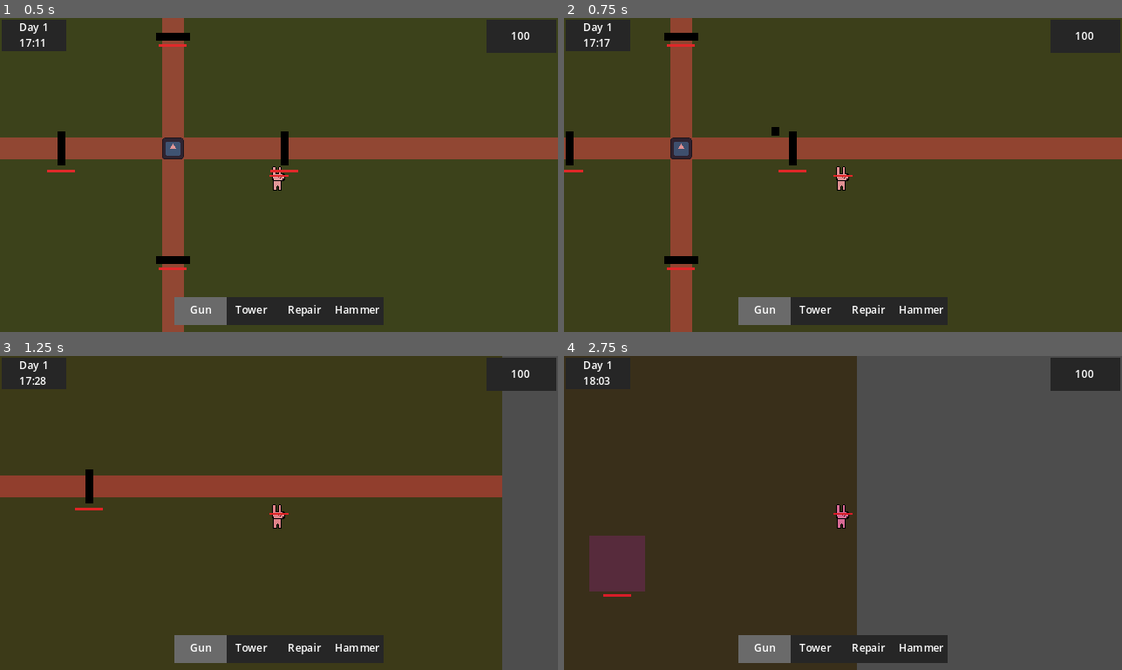
Above: before the commit, frames 1-4 (two rows, left to right).
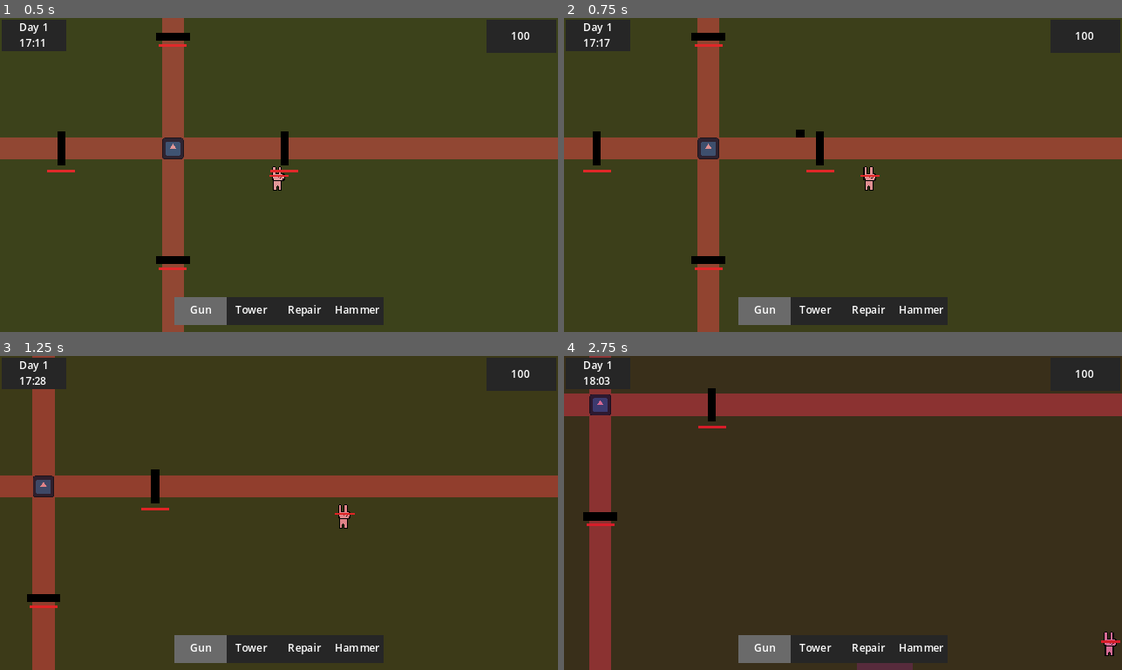
Above: after the commit, the same moments.

Repository: hschuelter/beginners-jam-summer-2024
Game: Godot game, scene res://scenes/world.tscn
Two runs of this game, one before a commit and one after it. Both use one fixed random seed, a clock stepped at 60 frames per second and the inputs below. The engine's default icon, where the game draws it, is replaced by a stand-in: a white triangle on a blue panel in a dark square.
Inputs (mouse positions are in pixels of both pictures, inside the frame that each line leads up to):
- Up to frame 1 (0.5 s): no input
- Up to frame 2 (0.75 s): tap Enter at 0.5 s; move the mouse to (736, 36) at 0.52 s; hold Right (ui_right) from 0.53 s (still down); click (736, 36) at 0.6 s
- Up to frame 3 (1.25 s): keep holding Right (ui_right)
- Up to frame 4 (2.75 s): move the mouse to (647, 487) at 1.27 s; release Right (ui_right) at 1.28 s; hold Down (ui_down) 1.28-2.03 s; tap Mouse wheel down (mouse_scroll_down) at 1.35 s; move the mouse to (898, 443) at 2.02 s; hold Right (ui_right) from 2.03 s (still down); tap Mouse wheel up (mouse_scroll_up) at 2.1 s

Frame 1 is identical in both runs. In frame 2, 9.0% of the frame differs, in the area x 0-57%, y 0-100%; in frame 3, 13%; in frame 4, 53%, in the area x 0-100%, y 0-100%.

Commit message:
add camera limits + change limits when going offscreen

Diff:
--- /dev/null
+++ b/scenes/components/camera_limits_component.tscn
@@ -0,0 +1,6 @@
+[gd_scene load_steps=2 format=3 uid="uid://ct7lobuut4rkp"]
+
+[ext_resource type="Script" path="res://scripts/components/camera_limits_component.gd" id="1_n023u"]
+
+[node name="CameraLimitsComponent" type="Node2D"]
+script = ExtResource("1_n023u")
--- a/scenes/player.tscn
+++ b/scenes/player.tscn
@@ -63,7 +63,6 @@
 unique_name_in_owner = true
 
 [node name="HealthComponent" parent="." instance=ExtResource("7_3nk0c")]
-scale = Vector2(1, 1)
 
 [node name="ResourcesComponent" type="Node2D" parent="."]
 script = ExtResource("7_w0nrp")
--- a/scenes/world.tscn
+++ b/scenes/world.tscn
@@ -8,6 +8,7 @@
 [ext_resource type="LabelSettings" uid="uid://cmklqdckfbc4w" path="res://ui/fonts/default_label.tres" id="3_7ewr0"]
 [ext_resource type="PackedScene" uid="uid://bt3i30irs2f48" path="res://scenes/enemies/wave_spawner.tscn" id="3_dev7s"]
 [ext_resource type="Texture2D" uid="uid://dkddkwwjwo7y4" path="res://icon.svg" id="4_gdlpp"]
+[ext_resource type="PackedScene" uid="uid://ct7lobuut4rkp" path="res://scenes/components/camera_limits_component.tscn" id="8_rqqjx"]
 [ext_resource type="PackedScene" uid="uid://dgjqgejarymyf" path="res://scenes/towers/tower.tscn" id="8_xv8j2"]
 [ext_resource type="PackedScene" uid="uid://b4uy65mo66euk" path="res://scenes/buildings/wall.tscn" id="10_07xt7"]
 [ext_resource type="PackedScene" uid="uid://0dj4qfdi18fm" path="res://scenes/entities/entity.tscn" id="11_0psq2"]
@@ -184,7 +185,18 @@
 
 [node name="Camera2D" type="Camera2D" parent="Player"]
 zoom = Vector2(0.8, 0.8)
-position_smoothing_speed = 10.0
+limit_left = -374
+limit_top = -190
+limit_right = 374
+limit_bottom = 190
+limit_smoothed = true
+position_smoothing_enabled = true
+position_smoothing_speed = 7.0
+editor_draw_limits = true
+
+[node name="CameraLimitsComponent" parent="Player/Camera2D" node_paths=PackedStringArray("camera", "player") instance=ExtResource("8_rqqjx")]
+camera = NodePath("..")
+player = NodePath("../..")
 
 [node name="WorldCenter" type="Sprite2D" parent="."]
 scale = Vector2(0.12, 0.12)
--- /dev/null
+++ b/scripts/components/camera_limits_component.gd
@@ -0,0 +1,80 @@
+extends Node2D
+
+@export var camera: Camera2D
+@export var player: Player
+
+enum Dir {LEFT, TOP, RIGHT, BOTTOM}
+
+#region Const
+const default_camera_limits: Dictionary = {
+	Dir.LEFT: -374,
+	Dir.TOP: -190,
+	Dir.RIGHT: 374,
+	Dir.BOTTOM: 190
+}
+
+const sidescreen_camera_limits: Dictionary = {
+	Dir.LEFT: {Dir.LEFT: -1122, Dir.RIGHT: -376},
+	Dir.TOP: {Dir.TOP: -570, Dir.BOTTOM: -192},
+	Dir.RIGHT: {Dir.LEFT: 376, Dir.RIGHT: 1122},
+	Dir.BOTTOM: {Dir.TOP: 192, Dir.BOTTOM: 570}
+}
+#endregion
+
+#region Var
+var is_on_sidescreen: Dictionary = {
+	Dir.LEFT: false,
+	Dir.TOP: false,
+	Dir.RIGHT: false,
+	Dir.BOTTOM: false
+}
+#endregion
+
+func _ready():
+	camera.limit_left = default_camera_limits[Dir.LEFT]
+	camera.limit_top = default_camera_limits[Dir.TOP]
+	camera.limit_right = default_camera_limits[Dir.RIGHT]
+	camera.limit_bottom = default_camera_limits[Dir.BOTTOM]
+	camera.limit_smoothed = true
+
+
+func _process(delta):
+	# left screen
+	if player.global_position.x < default_camera_limits[Dir.LEFT] and not is_on_sidescreen[Dir.LEFT]:
+		camera.limit_left = sidescreen_camera_limits[Dir.LEFT][Dir.LEFT]
+		camera.limit_right = sidescreen_camera_limits[Dir.LEFT][Dir.RIGHT]
+		is_on_sidescreen[Dir.LEFT] = true
+	elif player.global_position.x >= default_camera_limits[Dir.LEFT] and is_on_sidescreen[Dir.LEFT]:
+		camera.limit_left = default_camera_limits[Dir.LEFT]
+		camera.limit_right = default_camera_limits[Dir.RIGHT]
+		is_on_sidescreen[Dir.LEFT] = false
+
+	# right screen
+	if player.global_position.x > default_camera_limits[Dir.RIGHT] and not is_on_sidescreen[Dir.RIGHT]:
+		camera.limit_left = sidescreen_camera_limits[Dir.RIGHT][Dir.LEFT]
+		camera.limit_right = sidescreen_camera_limits[Dir.RIGHT][Dir.RIGHT]
+		is_on_sidescreen[Dir.RIGHT] = true
+	elif player.global_position.x <= default_camera_limits[Dir.RIGHT] and is_on_sidescreen[Dir.RIGHT]:
+		camera.limit_left = default_camera_limits[Dir.LEFT]
+		camera.limit_right = default_camera_limits[Dir.RIGHT]
+		is_on_sidescreen[Dir.RIGHT] = false
+
+	# bottom screen
+	if player.global_position.y > default_camera_limits[Dir.BOTTOM] and not is_on_sidescreen[Dir.BOTTOM]:
+		camera.limit_top = sidescreen_camera_limits[Dir.BOTTOM][Dir.TOP]
+		camera.limit_bottom = sidescreen_camera_limits[Dir.BOTTOM][Dir.BOTTOM]
+		is_on_sidescreen[Dir.BOTTOM] = true
+	elif player.global_position.y <= default_camera_limits[Dir.BOTTOM] and is_on_sidescreen[Dir.BOTTOM]:
+		camera.limit_top = default_camera_limits[Dir.TOP]
+		camera.limit_bottom = default_camera_limits[Dir.BOTTOM]
+		is_on_sidescreen[Dir.BOTTOM] = false
+
+	# top screen
+	if player.global_position.y < default_camera_limits[Dir.TOP] and not is_on_sidescreen[Dir.TOP]:
+		camera.limit_top = sidescreen_camera_limits[Dir.TOP][Dir.TOP]
+		camera.limit_bottom = sidescreen_camera_limits[Dir.TOP][Dir.BOTTOM]
+		is_on_sidescreen[Dir.TOP] = true
+	elif player.global_position.y >= default_camera_limits[Dir.TOP] and is_on_sidescreen[Dir.TOP]:
+		camera.limit_top = default_camera_limits[Dir.TOP]
+		camera.limit_bottom = default_camera_limits[Dir.BOTTOM]
+		is_on_sidescreen[Dir.TOP] = false
--- a/scripts/world.gd
+++ b/scripts/world.gd
@@ -5,6 +5,7 @@
 @onready var player = $Player
 @onready var wave_spawner = $WaveSpawner
 @onready var walls = $Walls
+
 
 func _ready():
 	canvas_layer.visible = true
Not shown: 1 places in scenes/world.tscn that only renumber resources
